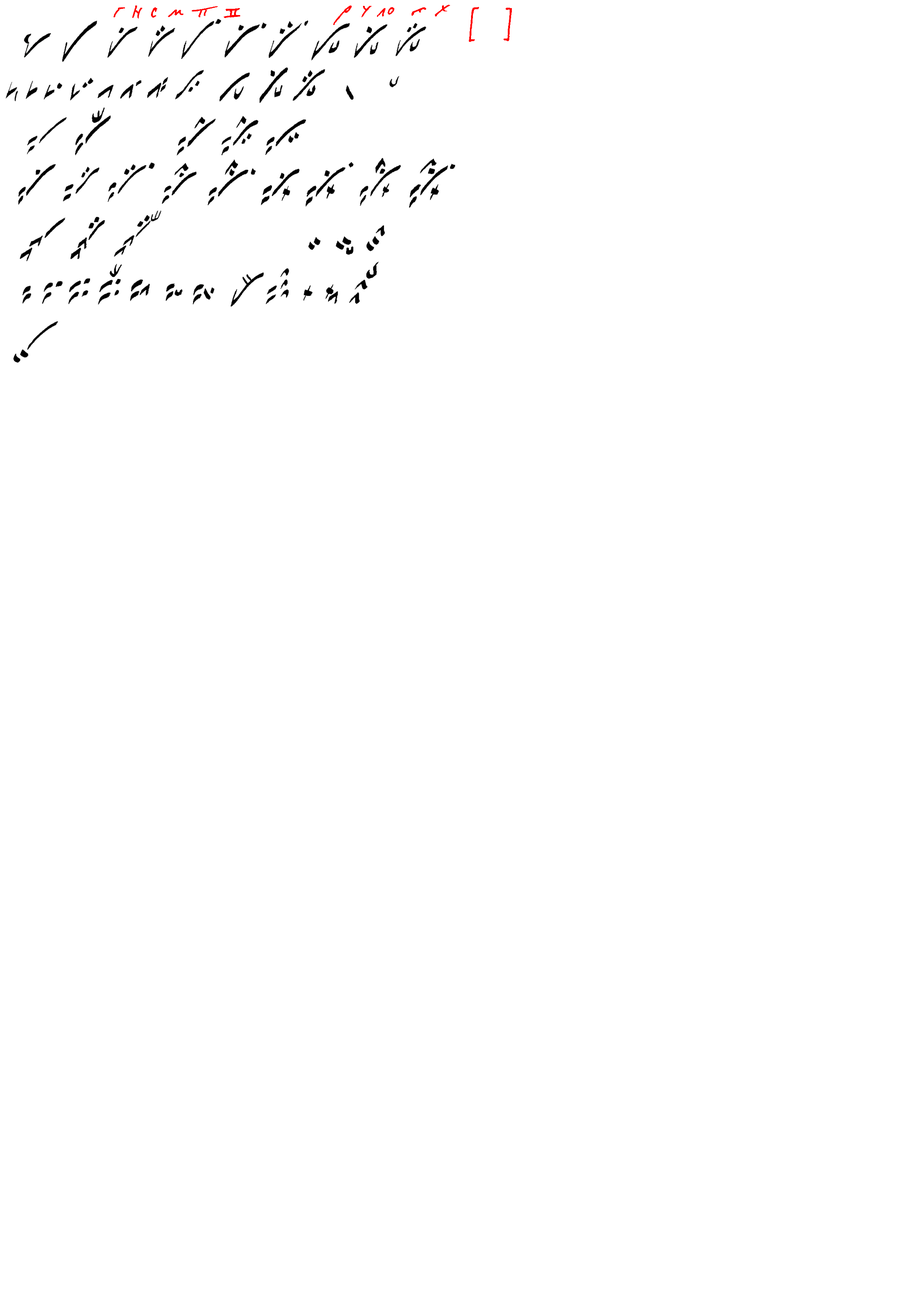
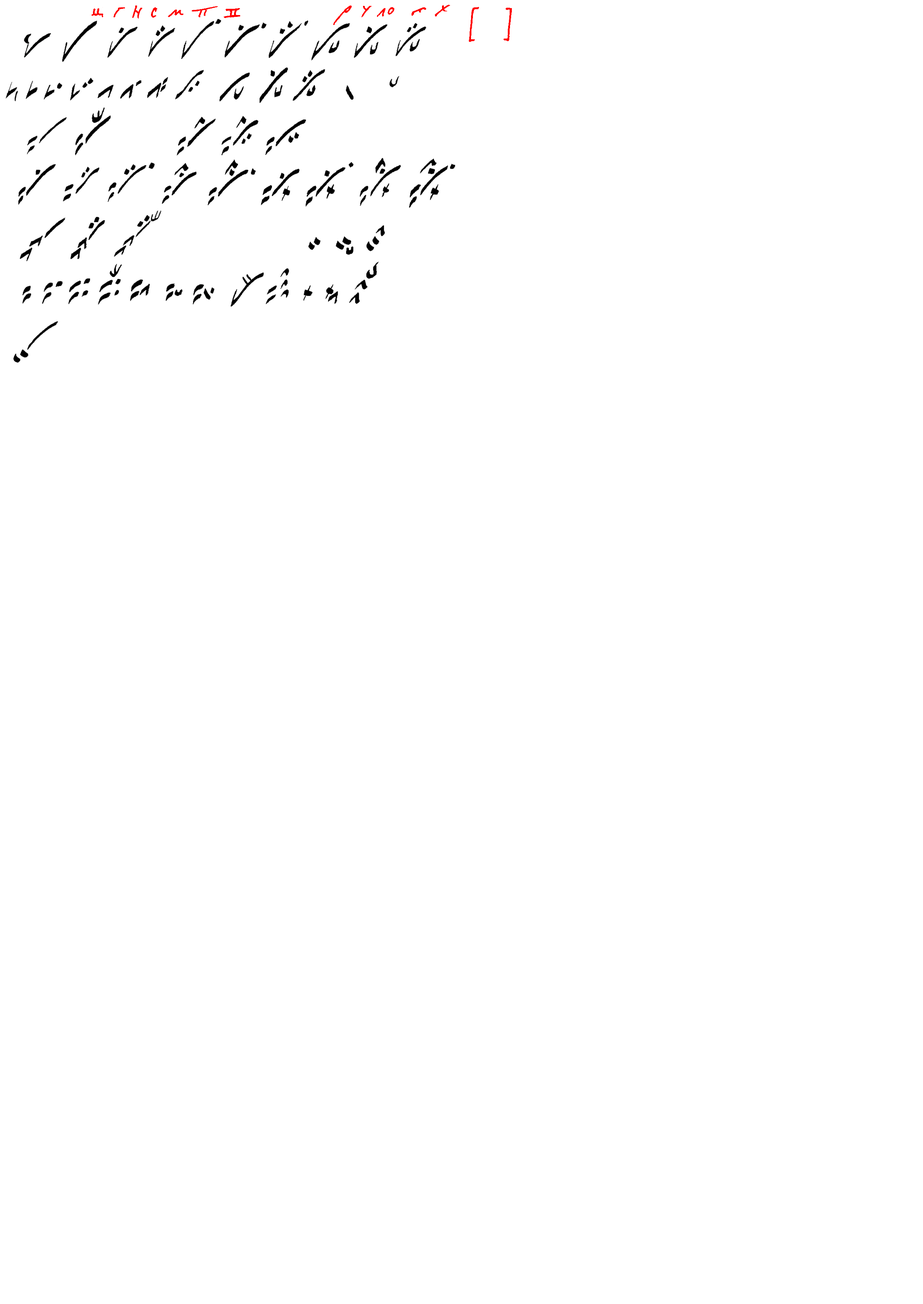
Layer changes from the first (923, 1304) image to the second:
painted on "Пометы" over [91, 6, 104, 18]
